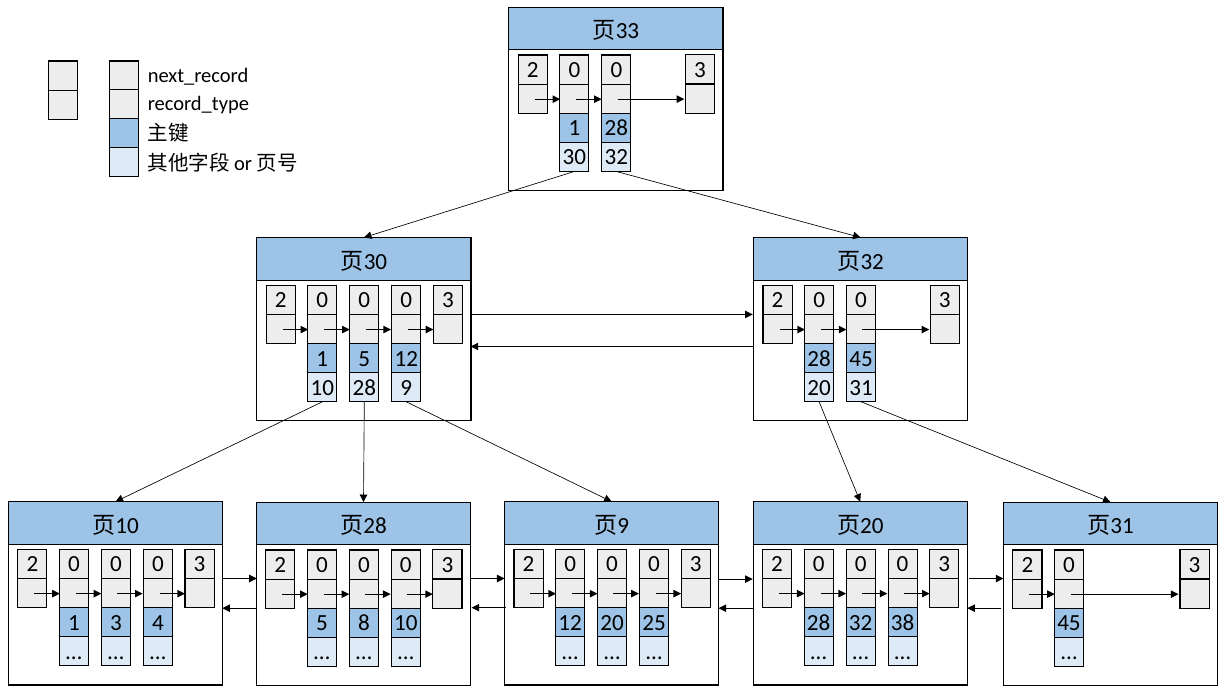
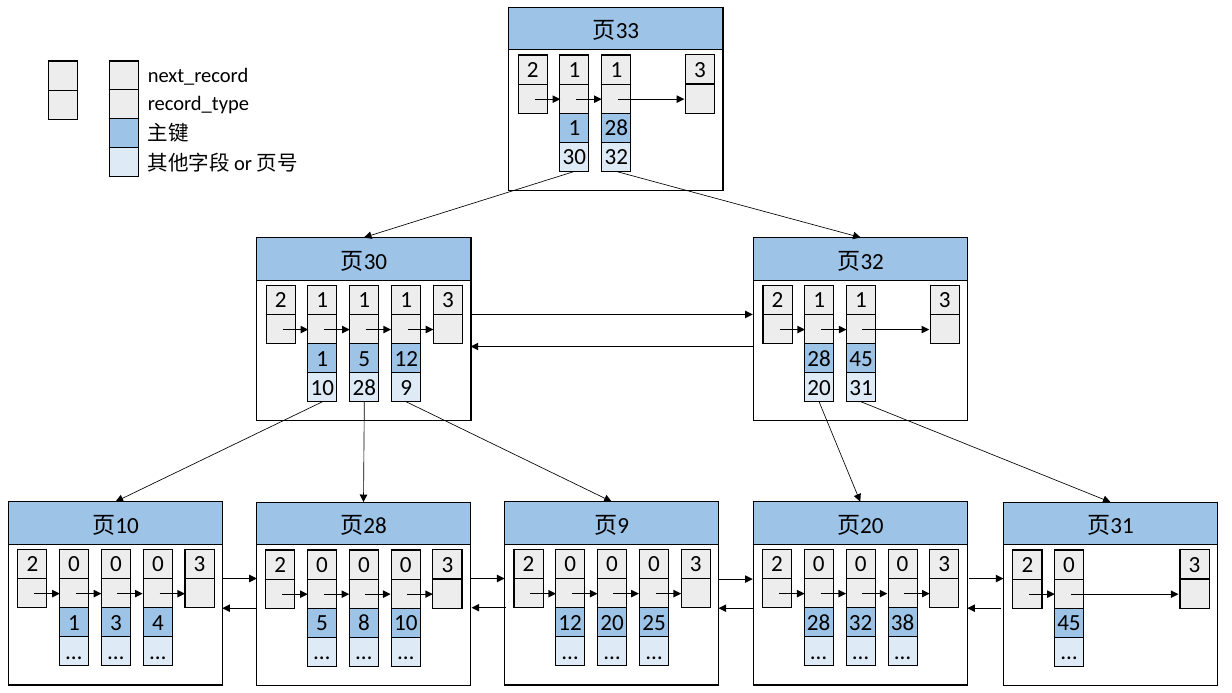
Before and after one commit to coded-boy/notes-house, a slide deck: slide 14 of MySQL/images/MySQL画图.pptx. Drawn at 1232x693 pixels with LibreOffice and Linux fonts; fonts in the diff are those of the drawing. Boxes give left, top, right and bottom in pixels: in the first picture for what was removed or moved away, otherwise in the second. Text is boxed around its words. In the diff, an @@ line names an element or a change of style, - is before the commit and + after.

```diff
--- a/MySQL/images/MySQL画图.pptx
+++ b/MySQL/images/MySQL画图.pptx
@@ table at (560,55,590,172) @@
-row 1, column 1: 0
+row 1, column 1: 1
@@ table at (602,55,630,172) @@
-row 1, column 1: 0
+row 1, column 1: 1
@@ table at (308,286,337,402) @@
-row 1, column 1: 0
+row 1, column 1: 1
@@ table at (350,286,379,402) @@
-row 1, column 1: 0
+row 1, column 1: 1
@@ table at (392,286,421,402) @@
-row 1, column 1: 0
+row 1, column 1: 1
@@ table at (805,286,835,402) @@
-row 1, column 1: 0
+row 1, column 1: 1
@@ table at (847,286,876,402) @@
-row 1, column 1: 0
+row 1, column 1: 1
```
Also in this commit, not shown: 3 other files.
